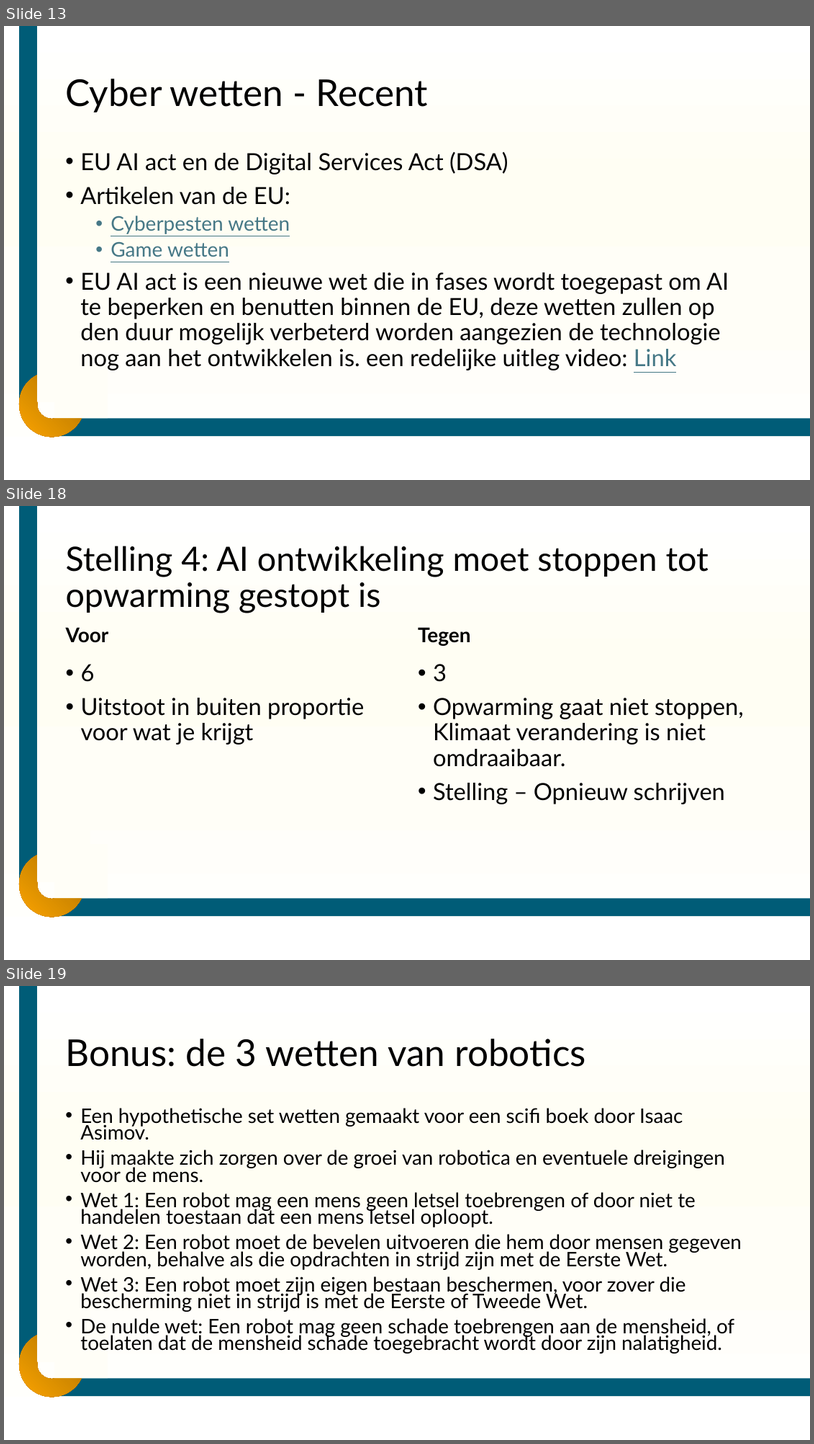
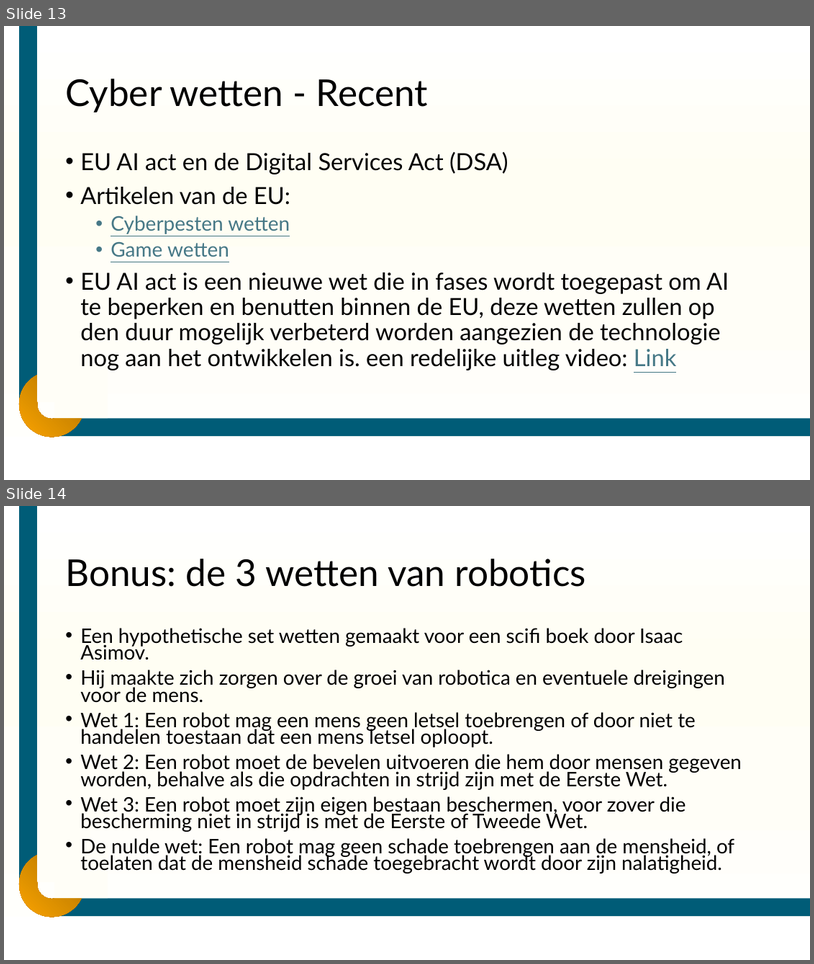
Before and after one commit to DummyMeneer/Cyber-Security, a slide deck: Lesmateriaal/Slides/Cysec – les 3 - Internationale en europese wetten.pptx. Shown one above the other, each under a label of ours: slides 13, 18 and 19 before the commit, slides 13 and 14 after it; the slides between them are not shown. The pictures are 814x1444 and 814x964 pixels, drawn with LibreOffice and Linux fonts; fonts in the diff are those of the drawing; background and template pictures are left out. Boxes give left, top, right and bottom in pixels: in the first picture for what was removed or moved away, otherwise in the second. Text is boxed around its words. In the diff, an @@ line names an element or a change of style, - is before the commit and + after.

```diff
--- a/Lesmateriaal/Slides/Cysec – les 3 - Internationale en europese wetten.pptx
+++ b/Lesmateriaal/Slides/Cysec – les 3 - Internationale en europese wetten.pptx
@@ slide 18 removed at (4,506,810,960), background gradient #FFFFFF to #FFFEF3 to #FFFEF7; not listed: 5 template elements that a slide beside it also shows @@
@@ title removed at (66,546,709,613) @@
-Stelling 4: AI ontwikkeling moet stoppen tot opwarming gestopt is
@@ text removed at (66,627,109,643) @@
-Voor
@@ text removed at (418,627,471,646) @@
-Tegen
@@ text removed at (81,664,364,744) @@
-• 6
-• Uitstoot in buiten proportie voor wat je krijgt
@@ text removed at (433,664,744,804) @@
-• 3
-• Opwarming gaat niet stoppen, Klimaat verandering is niet omdraaibaar.
-• Stelling – Opnieuw schrijven
@@ what was slide 19 is now slide 14 @@
```
Also in this commit, not shown: 1 slide changed, 4 other slides removed, 12 other files.
